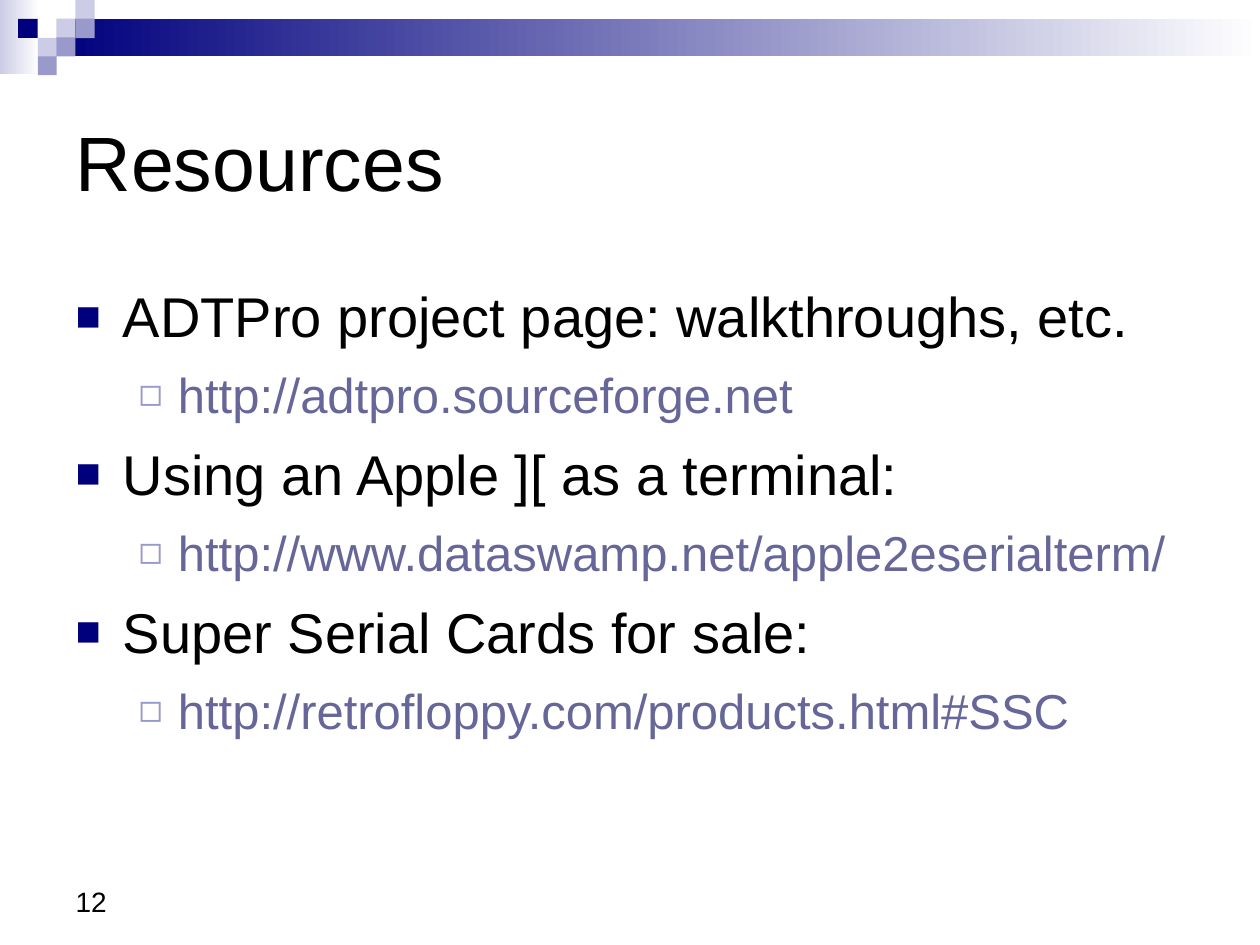
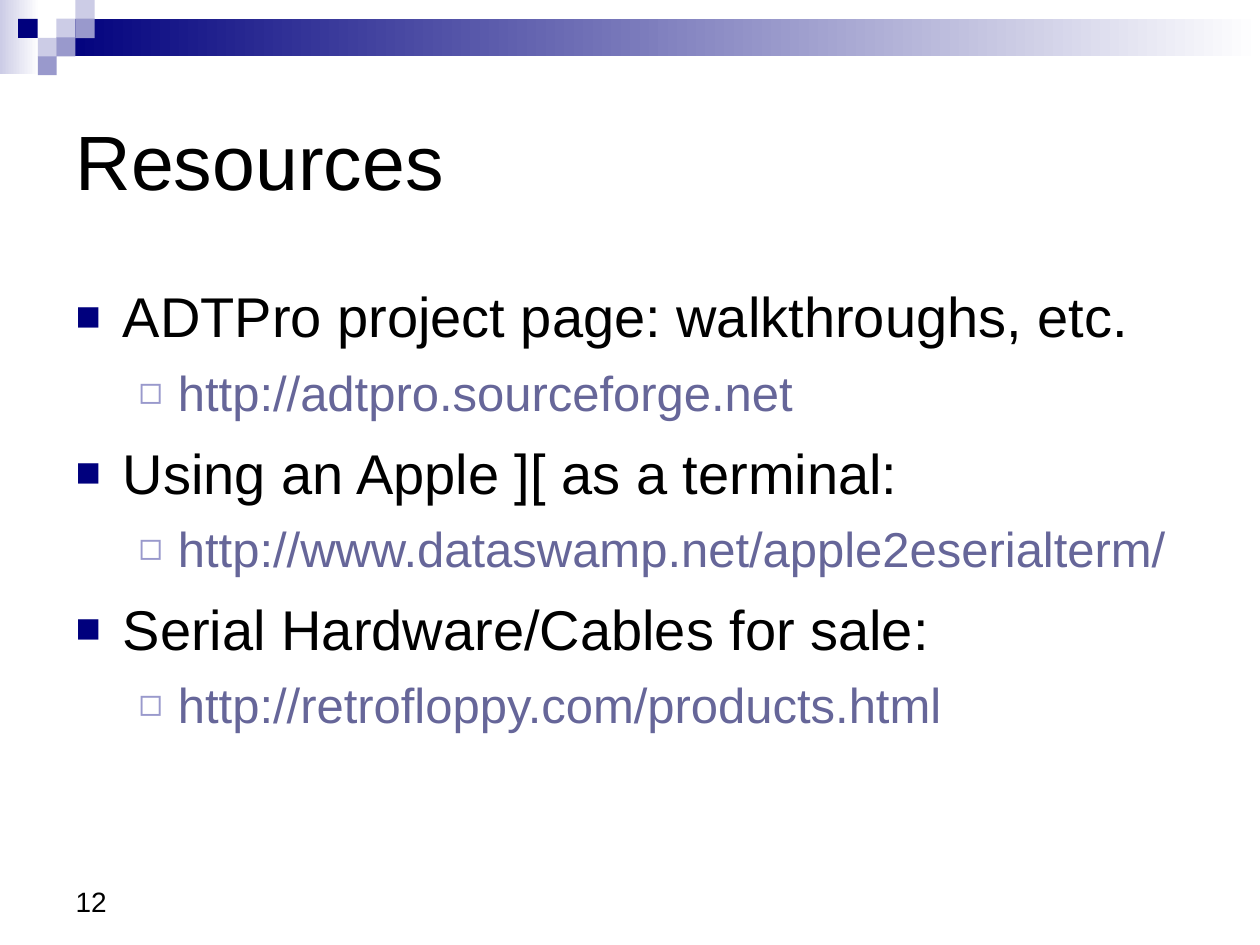
Before and after one commit to ADTPro/adtpro, a slide deck: slide 12 of doc/src/site/resources/ADTProIntro.odp. Drawn at 1260x945 pixels with LibreOffice and Linux fonts; fonts in the diff are those of the drawing. Boxes give left, top, right and bottom in pixels: in the first picture for what was removed or moved away, otherwise in the second. Text is boxed around its words. In the diff, an @@ line names an element or a change of style, - is before the commit and + after.

Commit message:
Update presentations, tweak doc

```diff
--- a/doc/src/site/resources/ADTProIntro.odp
+++ b/doc/src/site/resources/ADTProIntro.odp
@@ text at (178,375,1165,577): line spacing 1.05 to 1.02 @@
@@ text at (123,609,941,733): text changed @@
-■ Super Serial Cards for sale:
-  ◻ http://retrofloppy.com/products.html#SSC
+■ Serial Hardware/Cables for sale:
+  ◻ http://retrofloppy.com/products.html
```
Also in this commit, not shown: 12 other slides changed, 2 slides added, 1 slide removed, 1 other file.
